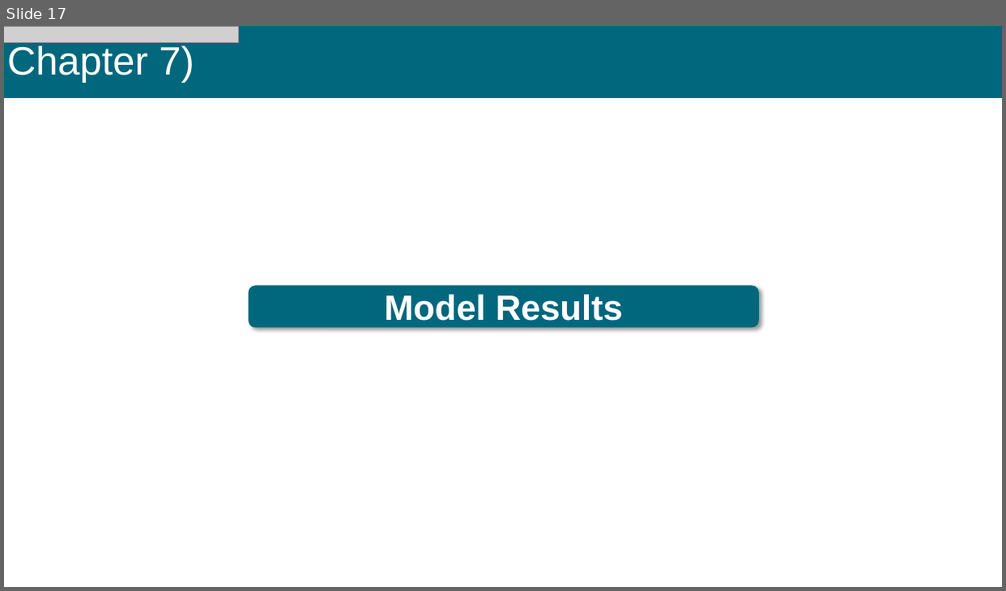
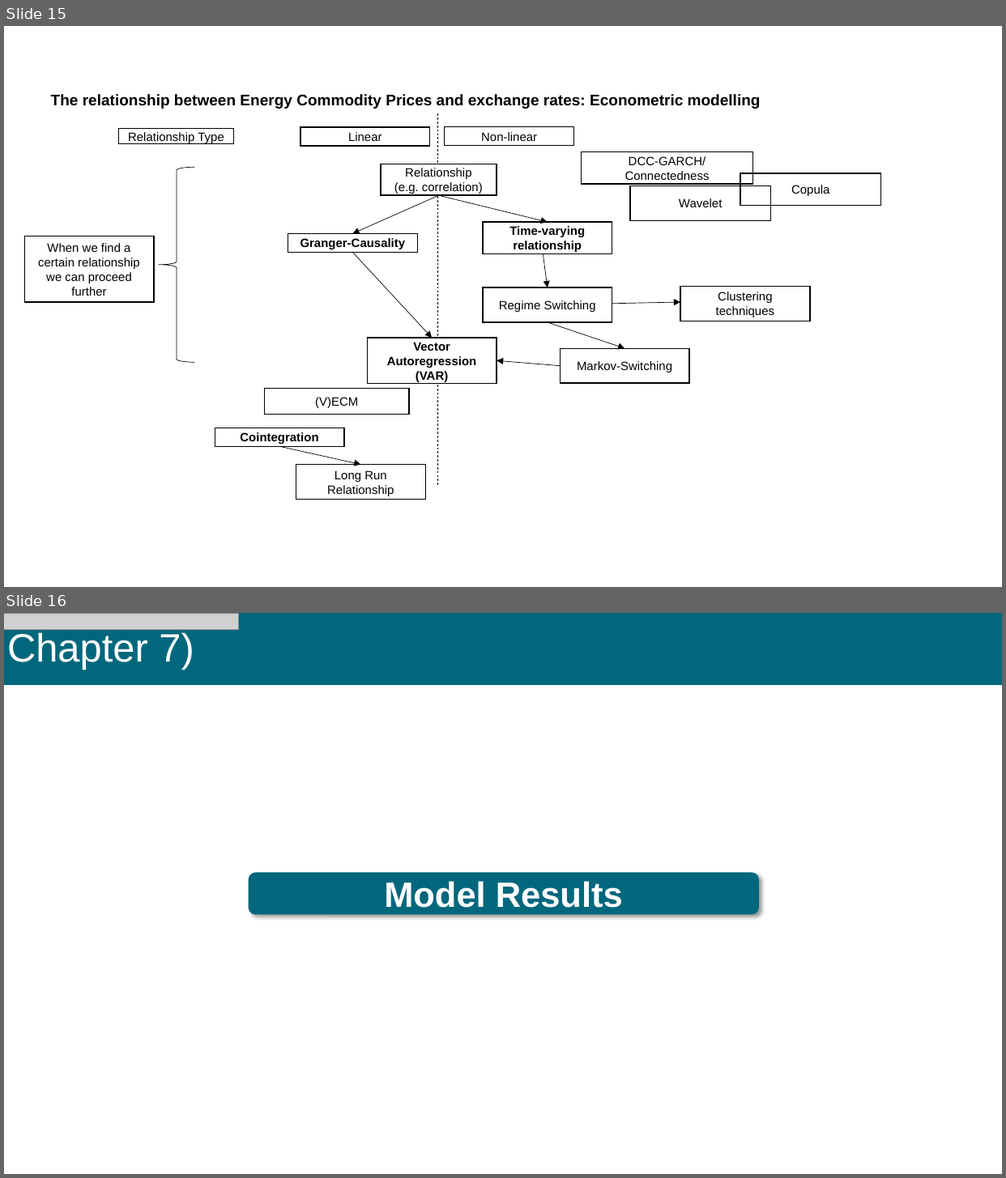
Before and after one commit to RobertHennings/Seminar, a slide deck: reports/presentation_pptx_version/PPTX_WiSo_Template.pptx. Shown one above the other, each under a label of ours: slide 17 before the commit, slides 15 and 16 after it. The pictures are 1006x591 and 1006x1178 pixels, drawn with LibreOffice and Linux fonts; fonts in the diff are those of the drawing; grey boxes stand for pictures; background and template pictures are left out. Boxes give left, top, right and bottom in pixels: in the first picture for what was removed or moved away, otherwise in the second. Text is boxed around its words. In the diff, an @@ line names an element or a change of style, - is before the commit and + after.

```diff
--- a/reports/presentation_pptx_version/PPTX_WiSo_Template.pptx
+++ b/reports/presentation_pptx_version/PPTX_WiSo_Template.pptx
@@ slide 15 added at <box>4,26,1002,587</box>, background #FFFFFF @@
@@ text added at <box>51,94,761,109</box>, 14 pt, text #000000, bold @@
+The relationship between Energy Commodity Prices and exchange rates: Econometric modelling
@@ line added from (437, 114) to (437, 485), #000000 0.5 pt dashed @@
@@ rectangle added at <box>119,128,234,144</box>, outline #000000 1 pt, 11 pt, text #000000 @@
+Relationship Type
@@ rectangle added at <box>300,127,430,147</box>, outline #000000 1 pt, 11 pt, text #000000 @@
+Linear
@@ rectangle added at <box>445,126,574,146</box>, outline #000000 1 pt, 11 pt, text #000000 @@
+Non-linear
@@ left brace added at <box>159,167,195,362</box>, outline #000000 0.5 pt @@
@@ rectangle added at <box>380,165,496,195</box>, fill #FFFFFF, outline #000000 1 pt, 11 pt, text #000000 @@
+Relationship
+(e.g. correlation)
@@ rectangle added at <box>582,152,753,185</box>, outline #000000 1 pt, 11 pt, text #000000 @@
+DCC-GARCH/Connectedness
@@ arrow added from (439, 195) to (352, 233), #000000 0.5 pt @@
@@ arrow added from (439, 195) to (548, 222), #000000 0.5 pt @@
@@ rectangle added at <box>630,186,770,221</box>, outline #000000 1 pt, 11 pt, text #000000 @@
+Wavelet
@@ rectangle added at <box>740,173,880,206</box>, outline #000000 1 pt, 11 pt, text #000000 @@
+Copula
@@ rectangle added at <box>24,236,155,302</box>, outline #000000 1 pt, 11 pt, text #000000 @@
+When we find a certain relationship we can proceed further
@@ rectangle added at <box>288,233,417,253</box>, outline #000000 1 pt, 11 pt, text #000000, bold @@
+Granger-Causality
@@ rectangle added at <box>483,222,612,255</box>, fill #FFFFFF, outline #000000 1 pt, 11 pt, text #000000, bold @@
+Time-varying relationship
@@ arrow added from (352, 253) to (432, 338), #000000 0.5 pt @@
@@ arrow added from (543, 255) to (548, 288), #000000 0.5 pt @@
@@ rectangle added at <box>483,288,612,322</box>, outline #000000 1 pt, 11 pt, text #000000 @@
+Regime Switching
@@ rectangle added at <box>680,287,810,322</box>, outline #000000 1 pt, 11 pt, text #000000 @@
+Clustering techniques
@@ arrow added from (612, 304) to (680, 302), #000000 0.5 pt @@
@@ rectangle added at <box>367,338,496,384</box>, fill #FFFFFF, outline #000000 1 pt, 11 pt, text #000000, bold @@
+Vector Autoregression (VAR)
@@ arrow added from (548, 322) to (625, 348), #000000 0.5 pt @@
@@ arrow added from (560, 365) to (496, 361), #000000 0.5 pt @@
@@ rectangle added at <box>560,348,690,383</box>, outline #000000 1 pt, 11 pt, text #000000 @@
+Markov-Switching
@@ rectangle added at <box>265,389,409,415</box>, outline #000000 1 pt, 11 pt, text #000000 @@
+(V)ECM
@@ rectangle added at <box>215,428,344,446</box>, fill #FFFFFF, outline #000000 1 pt, 11 pt, text #000000, bold @@
+Cointegration
@@ arrow added from (279, 446) to (360, 465), #000000 0.5 pt @@
@@ rectangle added at <box>296,465,426,500</box>, outline #000000 1 pt, 11 pt, text #000000 @@
+Long Run Relationship
@@ what was slide 17 is now slide 16 @@
```
Also in this commit, not shown: 3 slides changed, 2 slides removed.
